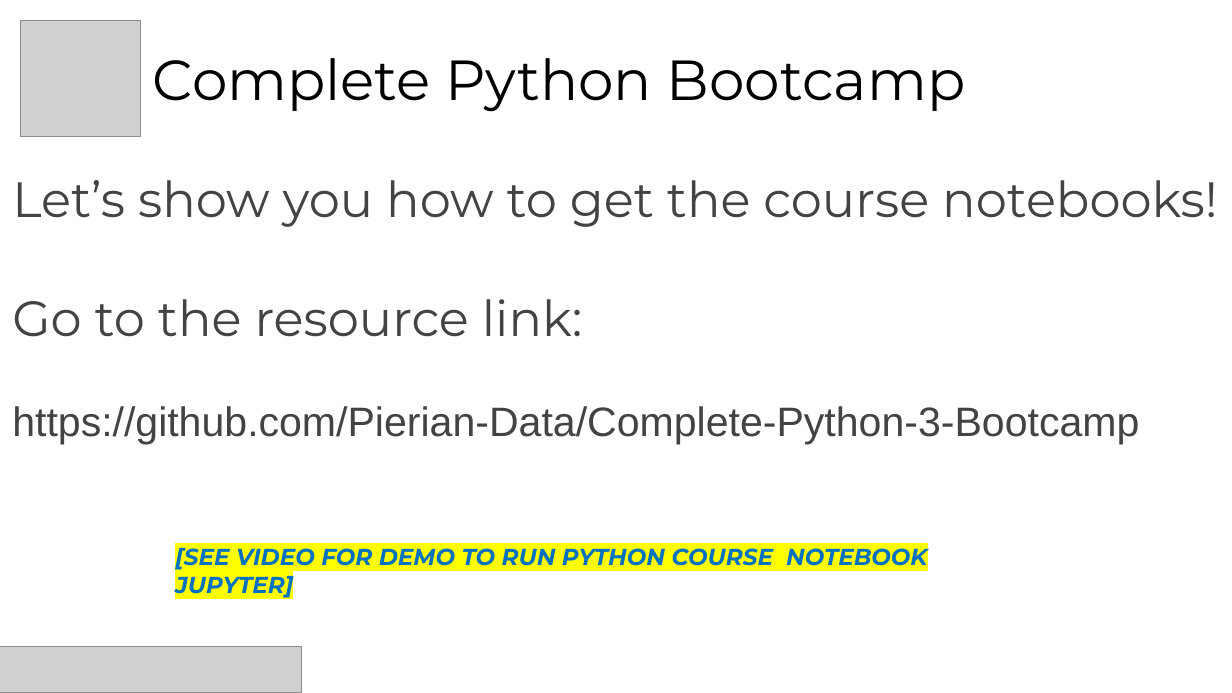
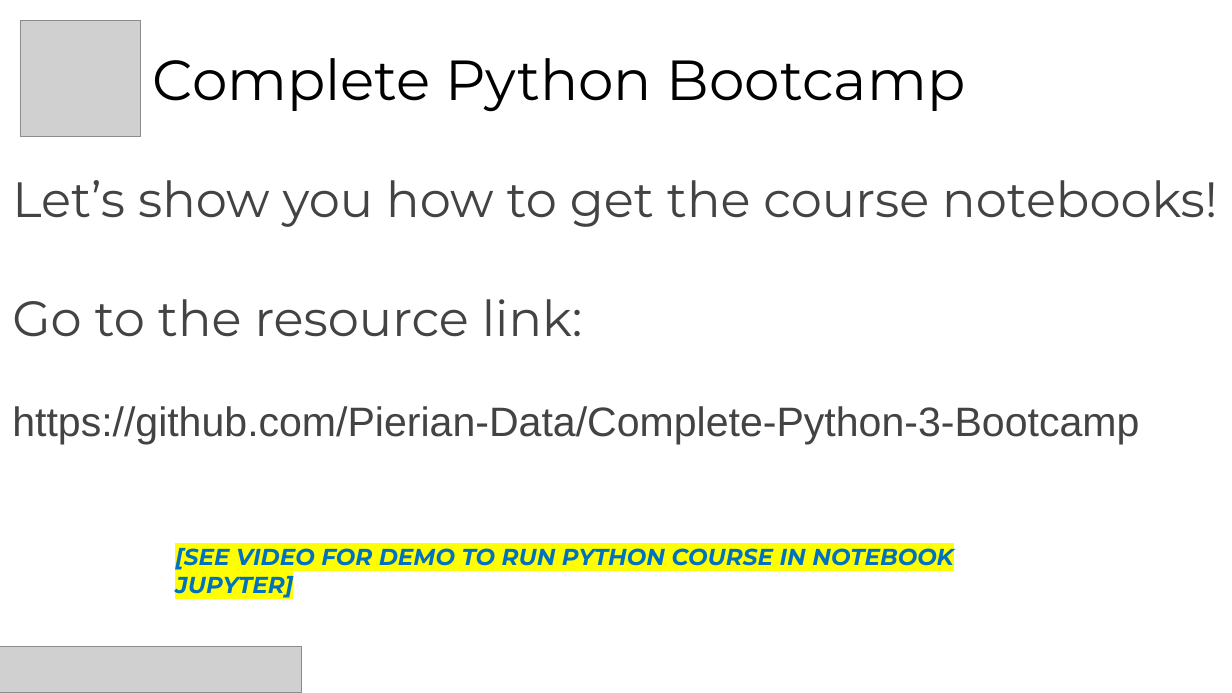
Before and after one commit to hpngithub/PythonBCProject, a slide deck: slide 2 of PythonBootCamp/SlideShow/Section02-PythonSetup/08-CoureseMaterial.pptx. Drawn at 1232x693 pixels with LibreOffice and Linux fonts; fonts in the diff are those of the drawing; grey boxes stand for pictures. Boxes give left, top, right and bottom in pixels: in the first picture for what was removed or moved away, otherwise in the second. Text is boxed around its words. In the diff, an @@ line names an element or a change of style, - is before the commit and + after.

```diff
--- a/PythonBootCamp/SlideShow/Section02-PythonSetup/08-CoureseMaterial.pptx
+++ b/PythonBootCamp/SlideShow/Section02-PythonSetup/08-CoureseMaterial.pptx
@@ text at bbox=[175, 548, 953, 570]: text changed @@
-[SEE VIDEO FOR DEMO TO RUN PYTHON COURSE NOTEBOOK JUPYTER]
+[SEE VIDEO FOR DEMO TO RUN PYTHON COURSE IN NOTEBOOK JUPYTER]
```
Also in this commit, not shown: 5 other files.
